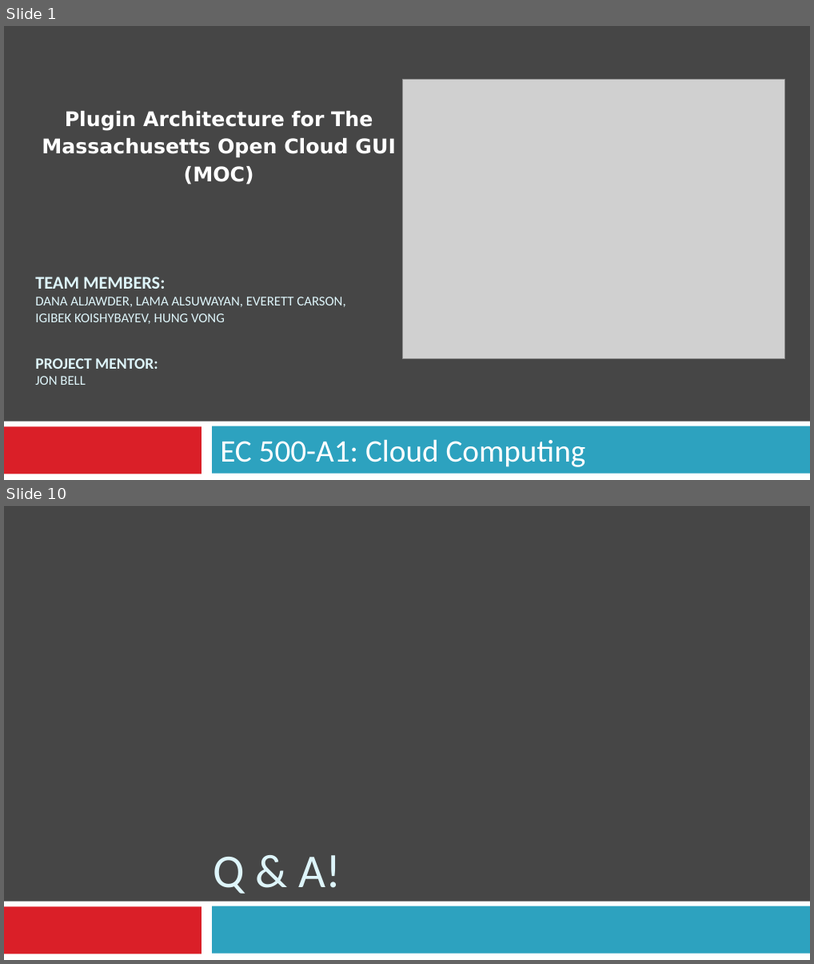
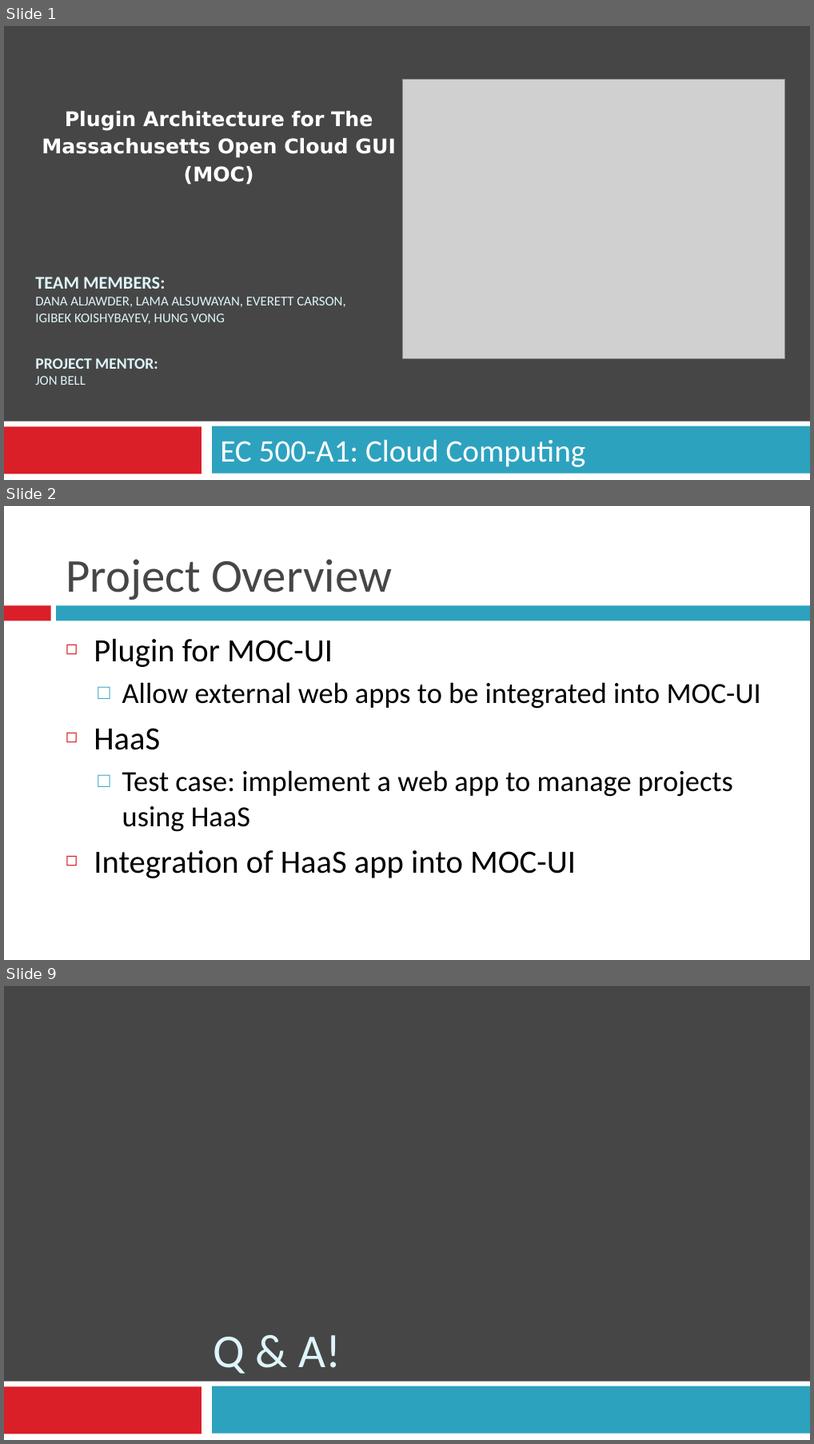
Before and after one commit to BU-EC500-SP15/moc-gui-plugins, a slide deck: MOCUIPlugin-Demo2.pptx. Shown one above the other, each under a label of ours: slides 1 and 10 before the commit, slides 1, 2 and 9 after it; the slides between them are not shown. The pictures are 814x964 and 814x1444 pixels, drawn with LibreOffice and Linux fonts; fonts in the diff are those of the drawing; grey boxes stand for pictures. Boxes give left, top, right and bottom in pixels: in the first picture for what was removed or moved away, otherwise in the second. Text is boxed around its words. In the diff, an @@ line names an element or a change of style, - is before the commit and + after.

```diff
--- a/MOCUIPlugin-Demo2.pptx
+++ b/MOCUIPlugin-Demo2.pptx
@@ slide 2 added at bbox=[4, 506, 810, 960], background #FFFFFF @@
@@ title added at bbox=[66, 559, 392, 600], 42 pt, text #464646 @@
+Project Overview
@@ rectangle added at bbox=[4, 606, 50, 621], fill #DA1F28 @@
@@ rectangle added at bbox=[57, 606, 810, 621], fill #2DA2BF @@
@@ text added at bbox=[94, 638, 762, 878], 26 pt, text #000000 @@
+◻ Plugin for MOC-UI
+  □ Allow external web apps to be integrated into MOC-UI
+◻ HaaS
+  □ Test case: implement a web app to manage projects using HaaS
+◻ Integration of HaaS app into MOC-UI
@@ what was slide 10 is now slide 9 @@
```
Also in this commit, not shown: 5 slides changed, 1 other slide added, 3 slides removed.
